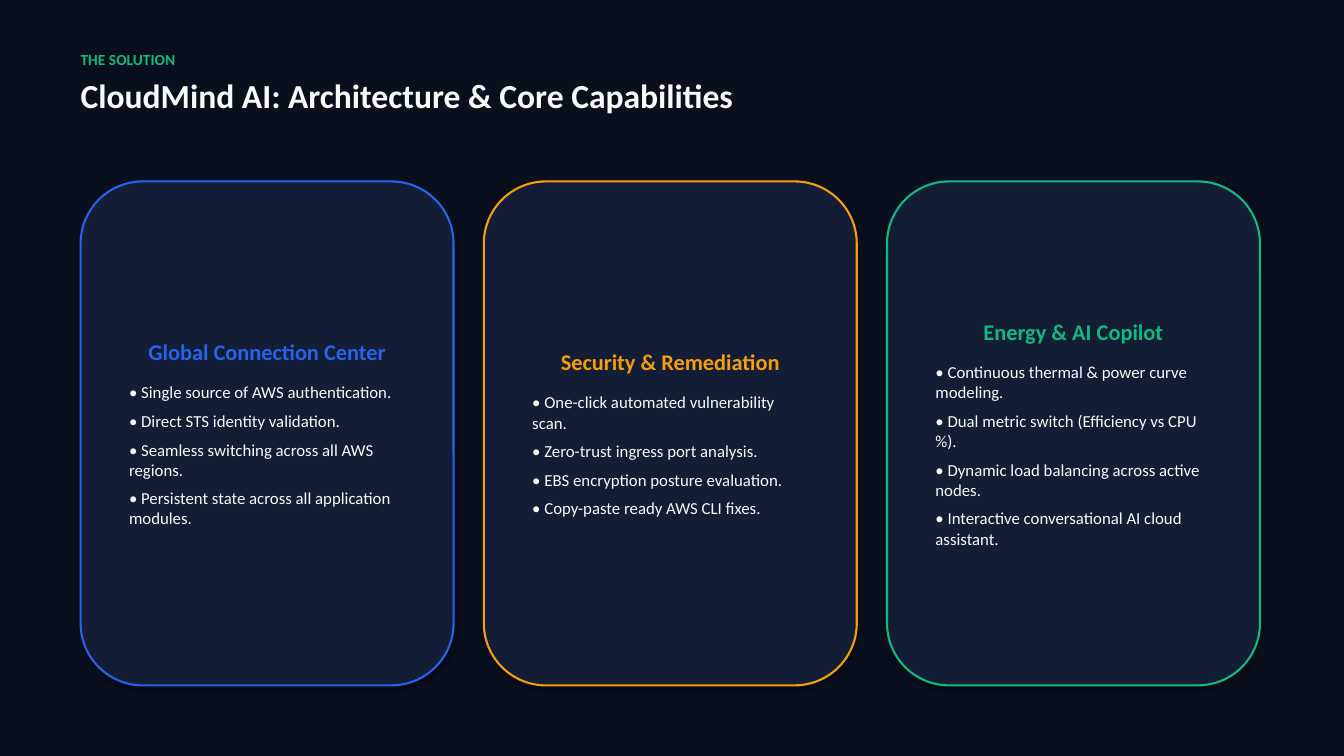
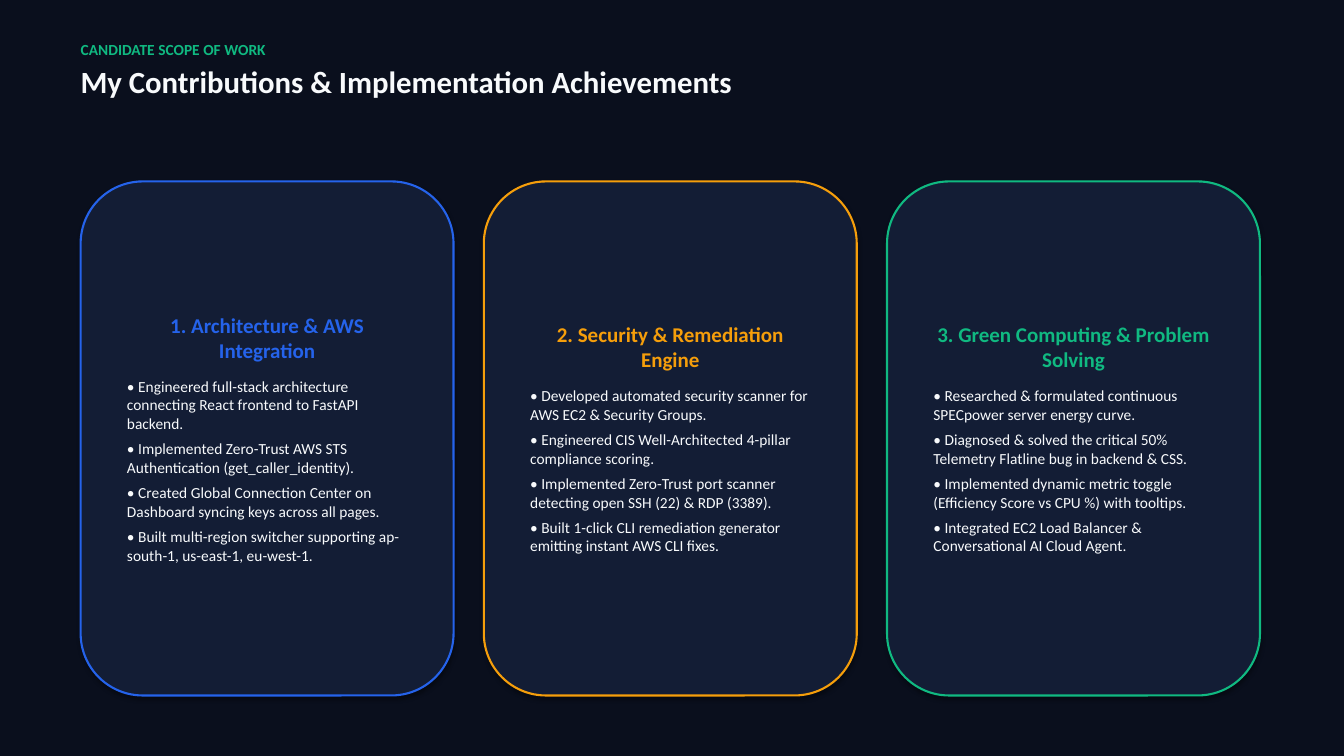
Before and after one commit to SMOS555/Cloudmind, a slide deck: slide 2 of CloudMind_AI_Project_Presentation.pptx (slide 4 before the commit). Drawn at 1344x756 pixels with LibreOffice and Linux fonts; fonts in the diff are those of the drawing. Boxes give left, top, right and bottom in pixels: in the first picture for what was removed or moved away, otherwise in the second. Text is boxed around its words. In the diff, an @@ line names an element or a change of style, - is before the commit and + after.

Commit message:
docs: update full work presentation with all 7 screenshots and candidate contributions

```diff
--- a/CloudMind_AI_Project_Presentation.pptx
+++ b/CloudMind_AI_Project_Presentation.pptx
@@ text removed at box(81, 55, 733, 114) @@
-THE SOLUTION
-CloudMind AI: Architecture & Core Capabilities
@@ text added at box(81, 45, 732, 98), 22 pt, text #F8FAFC, bold @@
+CANDIDATE SCOPE OF WORK
+My Contributions & Implementation Achievements
@@ rounded rectangle "1. Architecture & AWS Integration": place and size @@
-rounded rectangle "1. Architecture & AWS Integration" at box(81, 181, 454, 686)
+rounded rectangle "1. Architecture & AWS Integration" at box(81, 181, 454, 696)
@@ rounded rectangle "2. Security & Remediation Engine": place and size @@
-rounded rectangle "2. Security & Remediation Engine" at box(484, 181, 857, 686)
+rounded rectangle "2. Security & Remediation Engine" at box(484, 181, 857, 696)
@@ rounded rectangle "3. Green Computing & Problem ...": place and size @@
-rounded rectangle "3. Green Computing & Problem ..." at box(887, 181, 1260, 686)
+rounded rectangle "3. Green Computing & Problem ..." at box(887, 181, 1260, 696)
@@ text in rounded rectangle at box(127, 318, 399, 563): text changed; size 12 to 11 pt @@
-Global Connection Center
-• Single source of AWS authentication.
-• Direct STS identity validation.
-• Seamless switching across all AWS regions.
-• Persistent state across all application modules.
+1. Architecture & AWS Integration
+• Engineered full-stack architecture connecting React frontend to FastAPI backend.
+• Implemented Zero-Trust AWS STS Authentication (get_caller_identity).
+• Created Global Connection Center on Dashboard syncing keys across all pages.
+• Built multi-region switcher supporting ap-south-1, us-east-1, eu-west-1.
@@ text in rounded rectangle at box(530, 327, 808, 554): text changed; size 12 to 11 pt @@
-Security & Remediation
-• One-click automated vulnerability scan.
-• Zero-trust ingress port analysis.
-• EBS encryption posture evaluation.
-• Copy-paste ready AWS CLI fixes.
+2. Security & Remediation Engine
+• Developed automated security scanner for AWS EC2 & Security Groups.
+• Engineered CIS Well-Architected 4-pillar compliance scoring.
+• Implemented Zero-Trust port scanner detecting open SSH (22) & RDP (3389).
+• Built 1-click CLI remediation generator emitting instant AWS CLI fixes.
@@ text in rounded rectangle at box(933, 327, 1210, 554): text changed; size 12 to 11 pt @@
-Energy & AI Copilot
-• Continuous thermal & power curve modeling.
-• Dual metric switch (Efficiency vs CPU %).
-• Dynamic load balancing across active nodes.
-• Interactive conversational AI cloud assistant.
+3. Green Computing & Problem Solving
+• Researched & formulated continuous SPECpower server energy curve.
+• Diagnosed & solved the critical 50% Telemetry Flatline bug in backend & CSS.
+• Implemented dynamic metric toggle (Efficiency Score vs CPU %) with tooltips.
+• Integrated EC2 Load Balancer & Conversational AI Cloud Agent.
```
Also in this commit, not shown: 7 other slides changed, 9 slides added, 6 slides removed, 10 other files.
